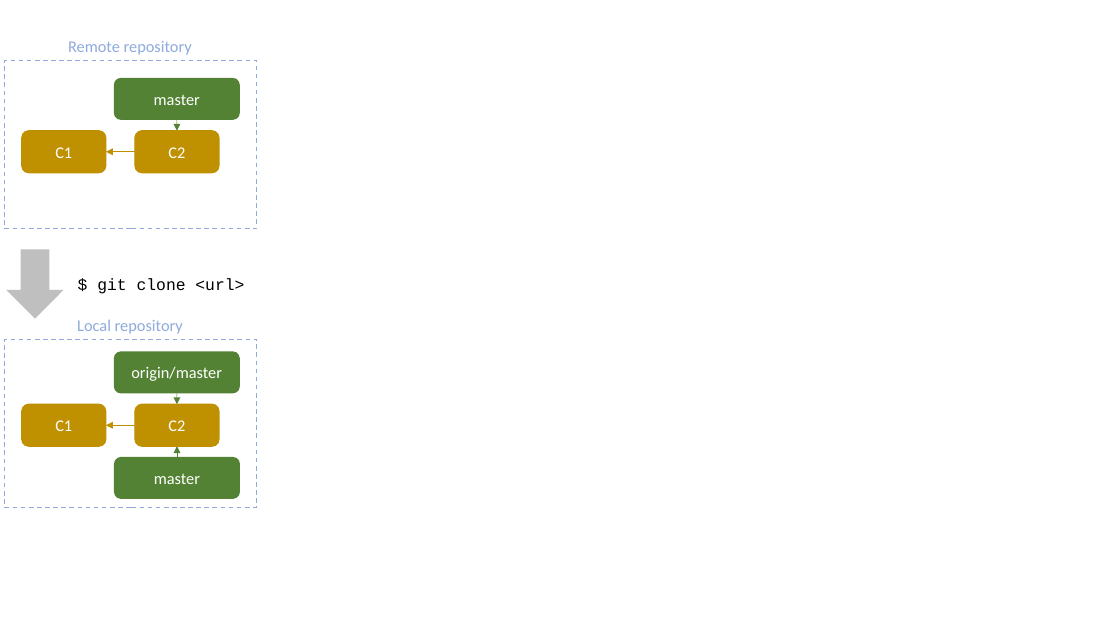
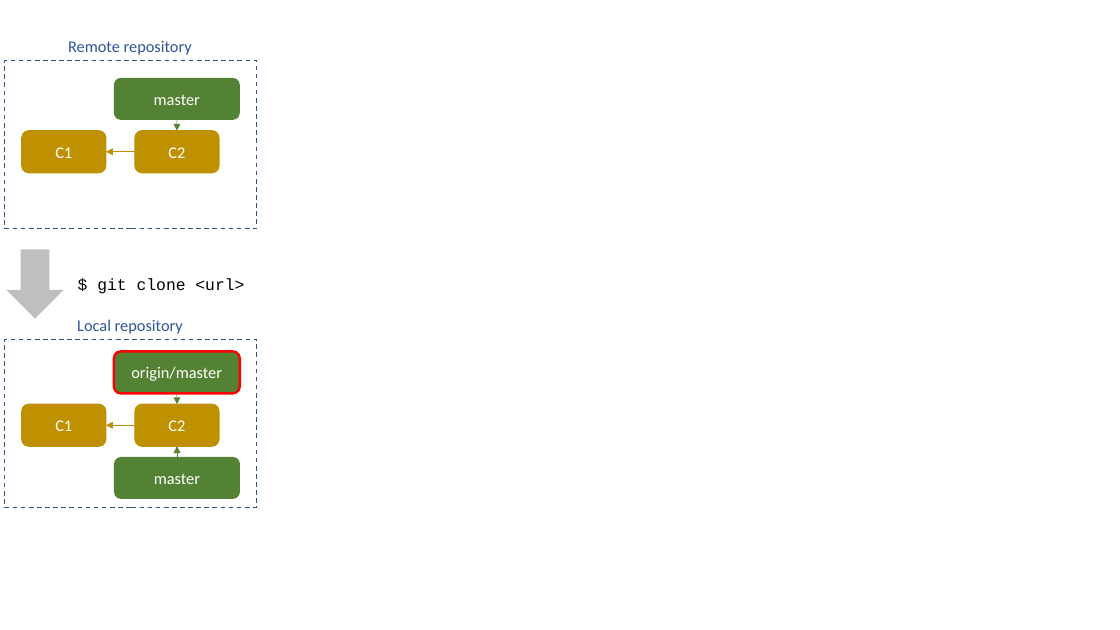
Before and after one commit to K1-ZR/practice-git, a slide deck: slide 5 of images/images.pptx (slide 4 before the commit). Drawn at 1120x630 pixels with LibreOffice and Linux fonts; fonts in the diff are those of the drawing. Boxes give left, top, right and bottom in pixels: in the first picture for what was removed or moved away, otherwise in the second. Text is boxed around its words. In the diff, an @@ line names an element or a change of style, - is before the commit and + after.

```diff
--- a/images/images.pptx
+++ b/images/images.pptx
@@ text "Remote repository" at bbox=[68, 41, 192, 55]: text colour #8FAADC to #2F5597 @@
@@ rectangle at bbox=[5, 60, 257, 229]: outline #8FAADC 1 pt dashed to #2F5597 1 pt dashed @@
@@ text "Local repository" at bbox=[77, 319, 183, 334]: text colour #8FAADC to #2F5597 @@
@@ rectangle at bbox=[5, 339, 257, 507]: outline #8FAADC 1 pt dashed to #2F5597 1 pt dashed @@
@@ rounded rectangle "origin/master" at bbox=[114, 351, 240, 393]: outline none to #FF0000 2 pt @@
```
Also in this commit, not shown: 4 other slides changed, 1 slide added, 8 other files.
